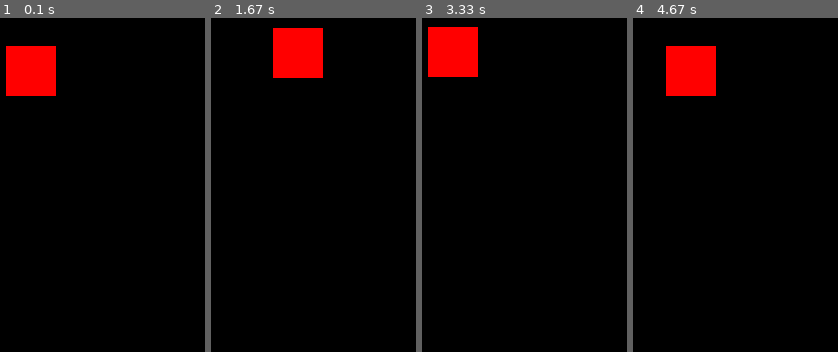
Above: before the commit, frames 1-4 (left to right).
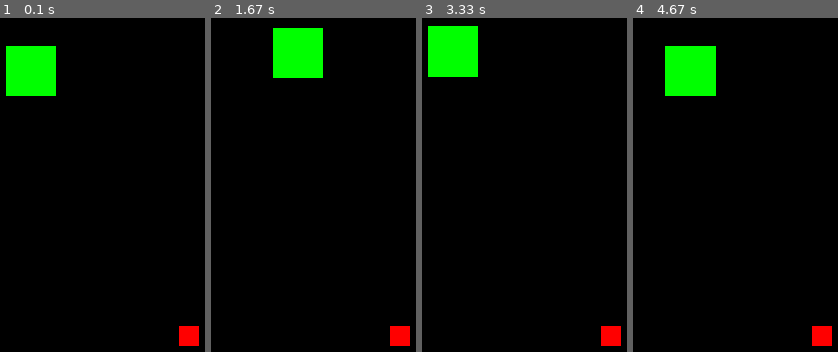
Above: after the commit, the same moments.

Repository: Bijay-Gurung/Learning-Pygame
Game: pygame game, started from tryout.py
Two runs of this game, one before a commit and one after it. Both use one fixed random seed, a clock stepped at 60 frames per second and the inputs below.
Inputs:
- Up to frame 1 (0.1 s): no input
- Up to frame 2 (1.67 s): hold D 0.33-0.8 s; hold W 0.83-1.13 s; hold D 1.17-1.63 s
- Up to frame 3 (3.33 s): hold A 1.67-2.2 s; hold S 2.23-2.53 s; hold A 2.57-2.97 s; hold W from 3 s (still down)
- Up to frame 4 (4.67 s): release W at 3.37 s; hold D 3.4-4.03 s; hold S 4.07-4.43 s; hold A from 4.47 s (still down)

The runs differ from the first frame. In frame 1, 4.2% of the frame differs, in the area x 2-98%, y 8-99%; in frame 2, 4.2%; in frame 3, 4.3%, in the area x 2-98%, y 2-99%; in frame 4, 4.3%.

Commit message:
Adding Collison and snake segment

Diff:
--- a/tryout.py
+++ b/tryout.py
@@ -1,43 +1,78 @@
 import pygame
+import random
 
 # pygame setup
 pygame.init()
 # game window
 SCREEN_WIDTH = 800
 SCREEN_HEIGHT = 600
-screen = pygame.display.set_mode((SCREEN_WIDTH,SCREEN_HEIGHT))
+screen = pygame.display.set_mode((SCREEN_WIDTH, SCREEN_HEIGHT))
 
 # Assigning player as rectangle
-player = pygame.Rect((300,250,50,50))
+snake = [pygame.Rect(300, 250, 50, 50)]  # Initialize as a list
+# Initializing the size of snake
+snake_size = 1
+
+# Food
+food = pygame.Rect(random.randint(0, SCREEN_WIDTH - 20), random.randint(0, SCREEN_HEIGHT - 20), 20, 20)
 
 # game Loop
 running = True
 while running:
 
     # refilling the screen with color
-    screen.fill((0,0,0))
+    screen.fill((0, 0, 0))
 
     # displaying player in frame
-    pygame.draw.rect(screen, (255,0,0), player)
+    for segment in snake:
+        pygame.draw.rect(screen, (0, 255, 0), segment)
+
+    # displaying food in frame
+    pygame.draw.rect(screen, (255, 0, 0), food)
+
+    # check if the snake eats the food
+    if snake[0].colliderect(food):
+        # Respawning food at random location
+        food.x = random.randint(0, SCREEN_WIDTH - 20)
+        food.y = random.randint(0, SCREEN_HEIGHT - 20)
+
+        # Increasing snake size
+        snake_size += 1
+
+        # Adding new segment to the snake body
+        new_segment = pygame.Rect(snake[-1].x, snake[-1].y, 50, 50)
+        snake.append(new_segment)
+
+    # Update the position of each segment
+    for i in range(len(snake) - 1, 0, -1):
+        snake[i].x = snake[i - 1].x
+        snake[i].y = snake[i - 1].y
 
     # player movement
     key = pygame.key.get_pressed()
-    """
-    when we move the plyer it keep the traces beacuse it save our history. to remove the traces we have to refill
-    the screen with color.
-    """
-    if key[pygame.K_a] == True and player.left > 0:
-        player.move_ip(-1,0)
-    elif key[pygame.K_d] == True and player.right < SCREEN_WIDTH:
-        player.move_ip(1,0)
-    elif key[pygame.K_w] == True and player.top > 0:
-        player.move_ip(0,-1)
-    elif key[pygame.K_s] == True and player.bottom < SCREEN_HEIGHT:
-        player.move_ip(0,1)
+    if key[pygame.K_a] and snake[0].left > 0:
+        snake[0].move_ip(-1, 0)
+    elif key[pygame.K_d] and snake[0].right < SCREEN_WIDTH:
+        snake[0].move_ip(1, 0)
+    elif key[pygame.K_w] and snake[0].top > 0:
+        snake[0].move_ip(0, -1)
+    elif key[pygame.K_s] and snake[0].bottom < SCREEN_HEIGHT:
+        snake[0].move_ip(0, 1)
+
     # event handler
     for event in pygame.event.get():
-        if event.type == pygame.QUIT: #if it click the close button then the game loop will stop
+        if event.type == pygame.QUIT:  # if it clicks the close button then the game loop will stop
             running = False
 
+    # Rendering the snake
+    for segment in snake[:snake_size]:
+        # Render only up to snake_size segments
+        pygame.draw.rect(screen, (0, 255, 0), segment)
+
+    # Rendering food
+    pygame.draw.rect(screen, (255, 0, 0), food)
+
+    # Update display
     pygame.display.update()
+
 pygame.quit()
